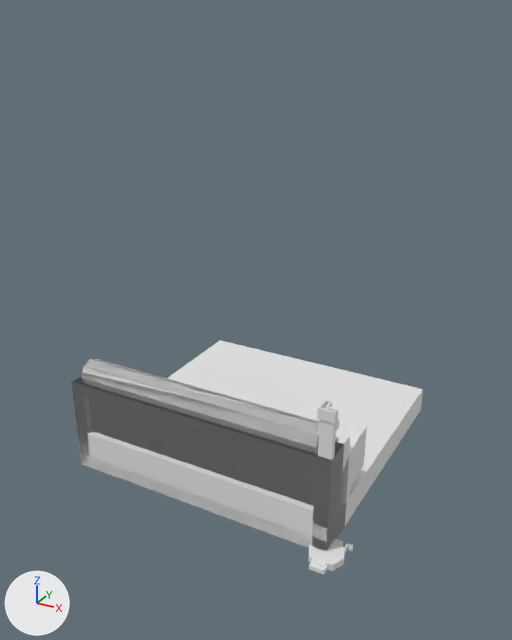
One commit to the Blender file BlenderAssets/BuildingParts.blend: the scene before it, then after it.
Rendered twice from a 50 mm camera at (1.3, -3.27, 3.13) aimed at (-0.85, 0.63, 1.18). Every picture has the same lights, and +X, +Y and +Z are marked at lower left.

Names of what the first picture shows: 'FDoorShutterBottom', 'FDoorShutterMid', 'FDoorShutterRail1.001', 'SM_BPipeFasten_01', 'SM_BSolFloor_01', 'SM_FShelfLeg'.
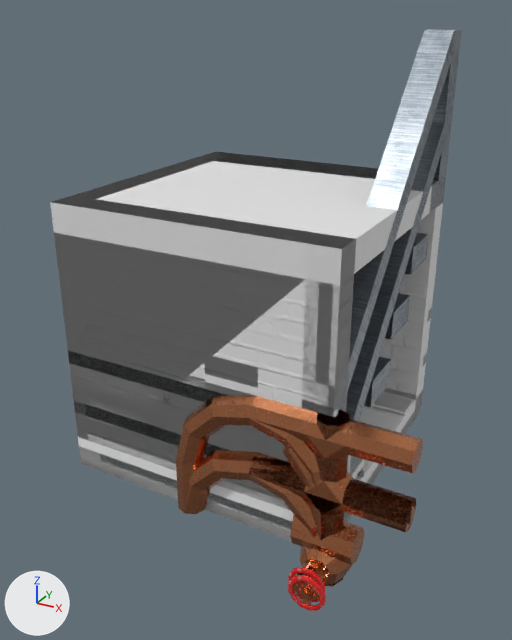
The change, as a diff of the scene's bpy script:
```diff
--- a/BlenderAssets/BuildingParts.blend.py
+++ b/BlenderAssets/BuildingParts.blend.py
@@ ob_sm_bcatfloor_01 @@
 ob_sm_bcatfloor_01.location = (0.0, 0.0, 0.0)
-ob_sm_bcatfloor_01.hide_set(True)
@@ ob_sm_bcatrail0_01 @@
 ob_sm_bcatrail0_01.location = (0.0, 0.0, 0.0)
-ob_sm_bcatrail0_01.hide_set(True)
@@ ob_sm_bcatrail90_01 @@
 ob_sm_bcatrail90_01.location = (0.0, 0.0, 0.0)
-ob_sm_bcatrail90_01.hide_set(True)
@@ ob_sm_bcatrail180_01 @@
 ob_sm_bcatrail180_01.location = (0.0, 0.0, 0.0)
-ob_sm_bcatrail180_01.hide_set(True)
@@ ob_sm_bsolwall0_01 @@
 ob_sm_bsolwall0_01.location = (0.0, 0.0, 0.0)
-ob_sm_bsolwall0_01.hide_set(True)
@@ ob_sm_bsolwall90_01 @@
 ob_sm_bsolwall90_01.location = (0.0, 0.0, 0.0)
-ob_sm_bsolwall90_01.hide_set(True)
@@ ob_sm_bsolwall180_01 @@
 ob_sm_bsolwall180_01.location = (0.0, 0.0, 0.0)
-ob_sm_bsolwall180_01.hide_set(True)
@@ ob_sm_bsolceil_01 @@
 ob_sm_bsolceil_01.location = (0.0, 0.0, 0.0)
-ob_sm_bsolceil_01.hide_set(True)
@@ ob_sm_bpipestraight1_01 @@
 ob_sm_bpipestraight1_01 = bpy.data.objects.new('SM_BPipeStraight1_01', me_cylinder)
-ob_sm_bpipestraight1_01.location = (1.392, 0.0, 0.0)
-ob_sm_bpipestraight1_01.hide_set(True)
+ob_sm_bpipestraight1_01.location = (0.0, 0.0, 0.0)
@@ ob_sm_bpipe45curve_01 @@
 ob_sm_bpipe45curve_01 = bpy.data.objects.new('SM_BPipe45Curve_01', me_arc_001)
-ob_sm_bpipe45curve_01.location = (1.129, 0.0, 0.0)
-ob_sm_bpipe45curve_01.hide_set(True)
+ob_sm_bpipe45curve_01.location = (0.0, 0.0, 0.0)
@@ ob_sm_bpipecross1_01 @@
 ob_sm_bpipecross1_01 = bpy.data.objects.new('SM_BPipeCross1_01', me_cylinder_005)
-ob_sm_bpipecross1_01.location = (1.129, 0.0, 0.0)
-ob_sm_bpipecross1_01.hide_set(True)
+ob_sm_bpipecross1_01.location = (0.0, 0.0, 0.0)
@@ ob_sm_bpipet1_01 @@
 ob_sm_bpipet1_01 = bpy.data.objects.new('SM_BPipeT1_01', me_cylinder_006)
-ob_sm_bpipet1_01.location = (1.606, 0.0, 0.0)
-ob_sm_bpipet1_01.hide_set(True)
+ob_sm_bpipet1_01.location = (0.0, 0.0, 0.0)
@@ ob_sm_bpipet05_01 @@
 ob_sm_bpipet05_01 = bpy.data.objects.new('SM_BPipeT05_01', me_cylinder_007)
-ob_sm_bpipet05_01.location = (1.606, 0.0, 0.0)
-ob_sm_bpipet05_01.hide_set(True)
+ob_sm_bpipet05_01.location = (0.0, 0.0, 0.0)
@@ ob_sm_bpipeu05_01 @@
 ob_sm_bpipeu05_01 = bpy.data.objects.new('SM_BPipeU05_01', me_cylinder_008)
-ob_sm_bpipeu05_01.location = (1.392, 0.0, 0.0)
-ob_sm_bpipeu05_01.hide_set(True)
+ob_sm_bpipeu05_01.location = (0.0, 0.0, 0.0)
@@ ob_sm_bpipeu1_01 @@
 ob_sm_bpipeu1_01 = bpy.data.objects.new('SM_BPipeU1_01', me_cylinder_009)
-ob_sm_bpipeu1_01.location = (1.606, 0.0, 0.0)
-ob_sm_bpipeu1_01.hide_set(True)
+ob_sm_bpipeu1_01.location = (0.0, 0.0, 0.0)
@@ ob_smbpipecornersmall @@
 ob_smbpipecornersmall.location = (0.0, 0.0, 0.0)
-ob_smbpipecornersmall.hide_set(True)
@@ ob_sm_bpipevalve1_01 @@
 ob_sm_bpipevalve1_01 = bpy.data.objects.new('SM_BPipeValve1_01', me_cylinder_014)
-ob_sm_bpipevalve1_01.location = (0.595, -0.209, 0.282)
-ob_sm_bpipevalve1_01.hide_set(True)
+ob_sm_bpipevalve1_01.location = (0.0, 0.0, 0.0)
@@ ob_sm_bpipevalve1_01_001 @@
 ob_sm_bpipevalve1_01_001 = bpy.data.objects.new('SM_BPipeValve1_01.001', me_cylinder_016)
-ob_sm_bpipevalve1_01_001.location = (0.439, -0.211, -0.385)
-ob_sm_bpipevalve1_01_001.hide_set(True)
+ob_sm_bpipevalve1_01_001.location = (0.0, 0.0, 0.0)
@@ ob_sm_bpipevalve2_01 @@
 ob_sm_bpipevalve2_01 = bpy.data.objects.new('SM_BPipeValve2_01', me_cylinder_017)
-ob_sm_bpipevalve2_01.location = (0.858, 0.0, 0.0)
-ob_sm_bpipevalve2_01.hide_set(True)
+ob_sm_bpipevalve2_01.location = (0.0, 0.0, 0.0)
@@ ob_sm_bsolwall1_01 @@
 ob_sm_bsolwall1_01.location = (0.0, 0.0, 0.0)
-ob_sm_bsolwall1_01.hide_set(True)
@@ ob_fwoodpallet @@
 ob_fwoodpallet = bpy.data.objects.new('FWoodPallet', me_cube_013)
-ob_fwoodpallet.location = (0.0, -2.054, 0.0)
-ob_fwoodpallet.hide_set(True)
+ob_fwoodpallet.location = (0.0, 0.0, 0.0)
@@ ob_sm_bcatstairs @@
 ob_sm_bcatstairs.location = (0.0, 0.0, 0.0)
-ob_sm_bcatstairs.hide_set(True)
@@ ob_sm_bcatstairsrail @@
 ob_sm_bcatstairsrail.location = (0.0, 0.0, 0.0)
-ob_sm_bcatstairsrail.hide_set(True)
@@ ob_sm_bpipet025 @@
 ob_sm_bpipet025 = bpy.data.objects.new('SM_BPipeT025', me_cylinder_001)
-ob_sm_bpipet025.location = (0.567, 0.0, 0.0)
-ob_sm_bpipet025.hide_set(True)
+ob_sm_bpipet025.location = (0.0, 0.0, 0.0)
```

Boxes (x1, y1, x2, y2) around the edits, measured in the pictures (512 x 640 px):
'SM_BSolCeil_01', shown
    after: (50, 152, 445, 285)
'SM_BSolWall0_01', shown
    after: (54, 196, 353, 442)
'SM_BSolWall180_01', shown
    after: (53, 152, 446, 541)
'SM_BCatStairsRail', shown
    after: (302, 29, 462, 456)
'SM_BSolWall90_01', shown
    after: (52, 154, 353, 460)
'SM_BPipeT1_01', shown
    after: (248, 396, 423, 538)
'SM_BPipeCross1_01', shown
    after: (249, 409, 416, 532)
'FWoodPallet', shown
    after: (78, 388, 416, 542)
'SM_BPipeU1_01', shown
    after: (176, 395, 344, 539)
'SM_BSolWall1_01', shown
    after: (302, 234, 355, 416)
'SM_BPipeU05_01', shown
    after: (185, 450, 317, 538)
'SM_BCatStairs', shown
    after: (91, 152, 446, 530)
'SM_BCatRail90_01', shown
    after: (79, 354, 227, 455)
'SM_BPipeT025', shown
    after: (290, 521, 365, 565)
'SM_BPipeValve1_01', shown (brown)
    after: (288, 546, 352, 602)
'SM_BPipeValve2_01', shown (red)
    after: (288, 546, 343, 611)
'SM_BCatRail0_01', shown
    after: (68, 351, 226, 455)
'SM_BPipeT05_01', shown
    after: (251, 462, 415, 538)
'SM_BPipe45Curve_01', shown
    after: (283, 447, 322, 540)
'SM_BPipeStraight1_01', shown
    after: (315, 420, 348, 539)
'SM_BPipeValve1_01.001', shown
    after: (297, 558, 328, 584)
'SM_BCatRail180_01', shown
    after: (68, 307, 432, 414)
'SM_BCatFloor_01', shown
    after: (101, 401, 422, 530)
'SMBPipeCornerSmall', shown
    after: (291, 515, 304, 533)
'FDoorShutterBottom', unchanged, covered by the edit
    before: (72, 359, 344, 551)
    after: (72, 383, 291, 534)
'SM_BSolFloor_01', unchanged, covered by the edit
    before: (79, 340, 423, 549)
    after: (345, 392, 422, 521)
'FDoorShutterMid', unchanged, covered by the edit
    before: (72, 386, 344, 542)
    after: (72, 384, 290, 510)
